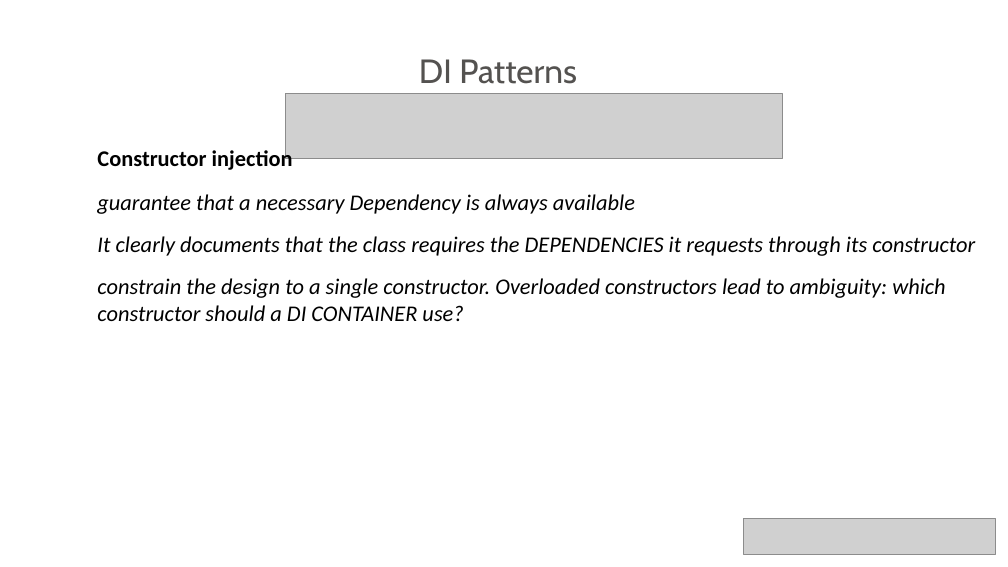
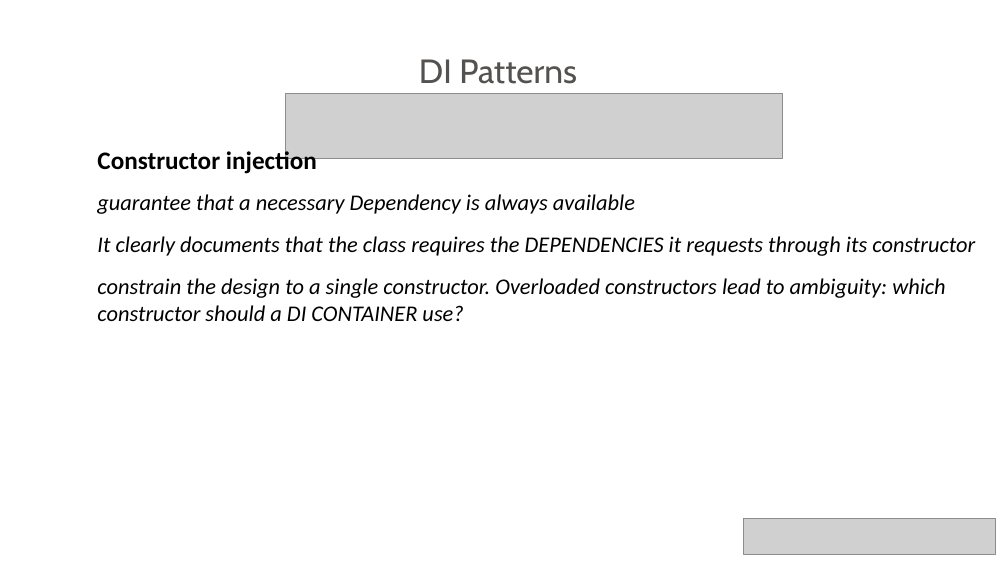
Before and after one commit to neman/DI-Course, a slide deck: slide 26 of DI Course.pptx. Drawn at 1008x567 pixels with LibreOffice and Linux fonts; fonts in the diff are those of the drawing; grey boxes stand for pictures; background and template pictures are left out. Boxes give left, top, right and bottom in pixels: in the first picture for what was removed or moved away, otherwise in the second. Text is boxed around its words. In the diff, an @@ line names an element or a change of style, - is before the commit and + after.

```diff
--- a/DI Course.pptx
+++ b/DI Course.pptx
@@ text "Constructor injection" at (97, 148, 317, 174): size 32 to 36 pt @@
```
Also in this commit, not shown: 3 slides added, 1 slide removed, 6 other files.
